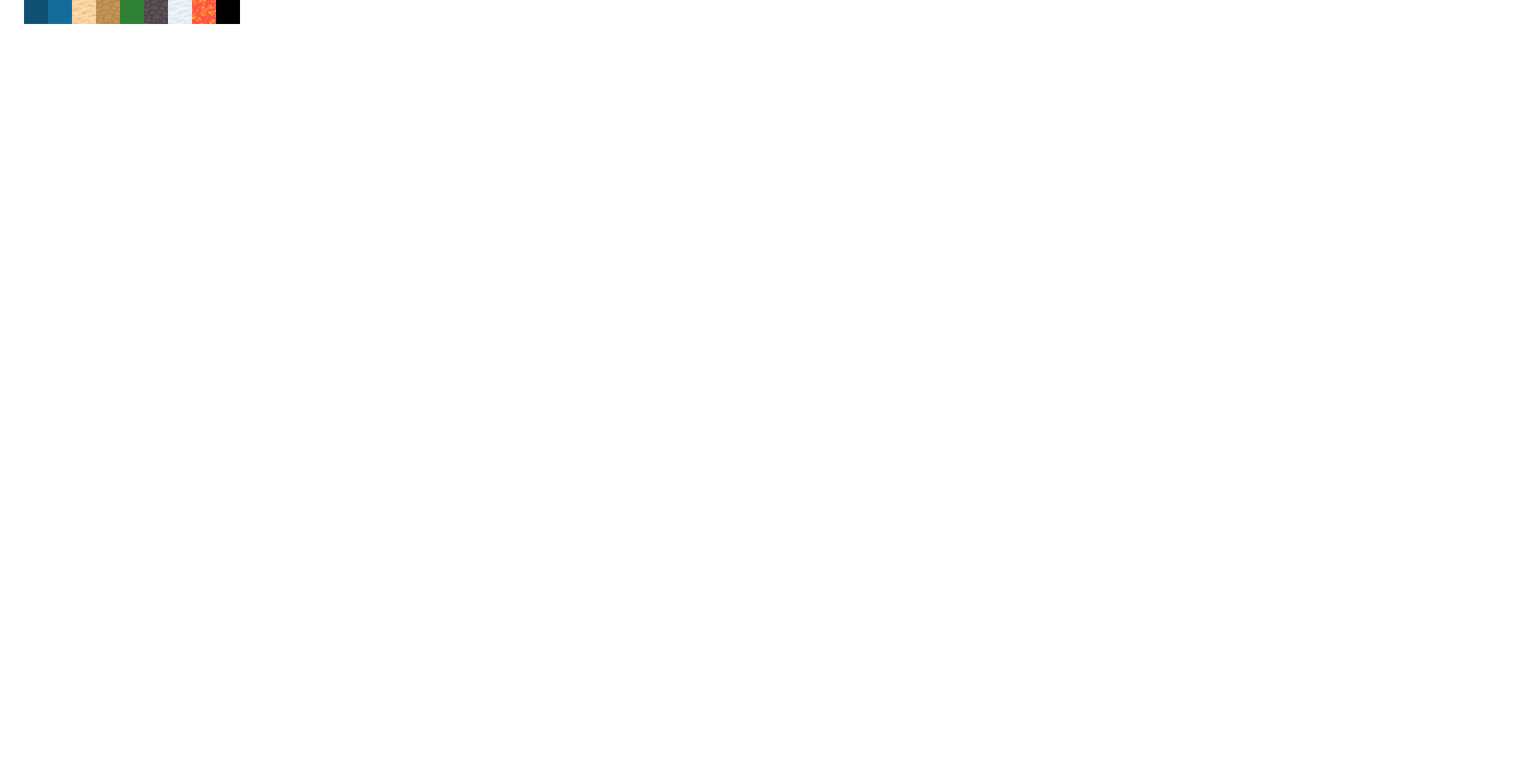
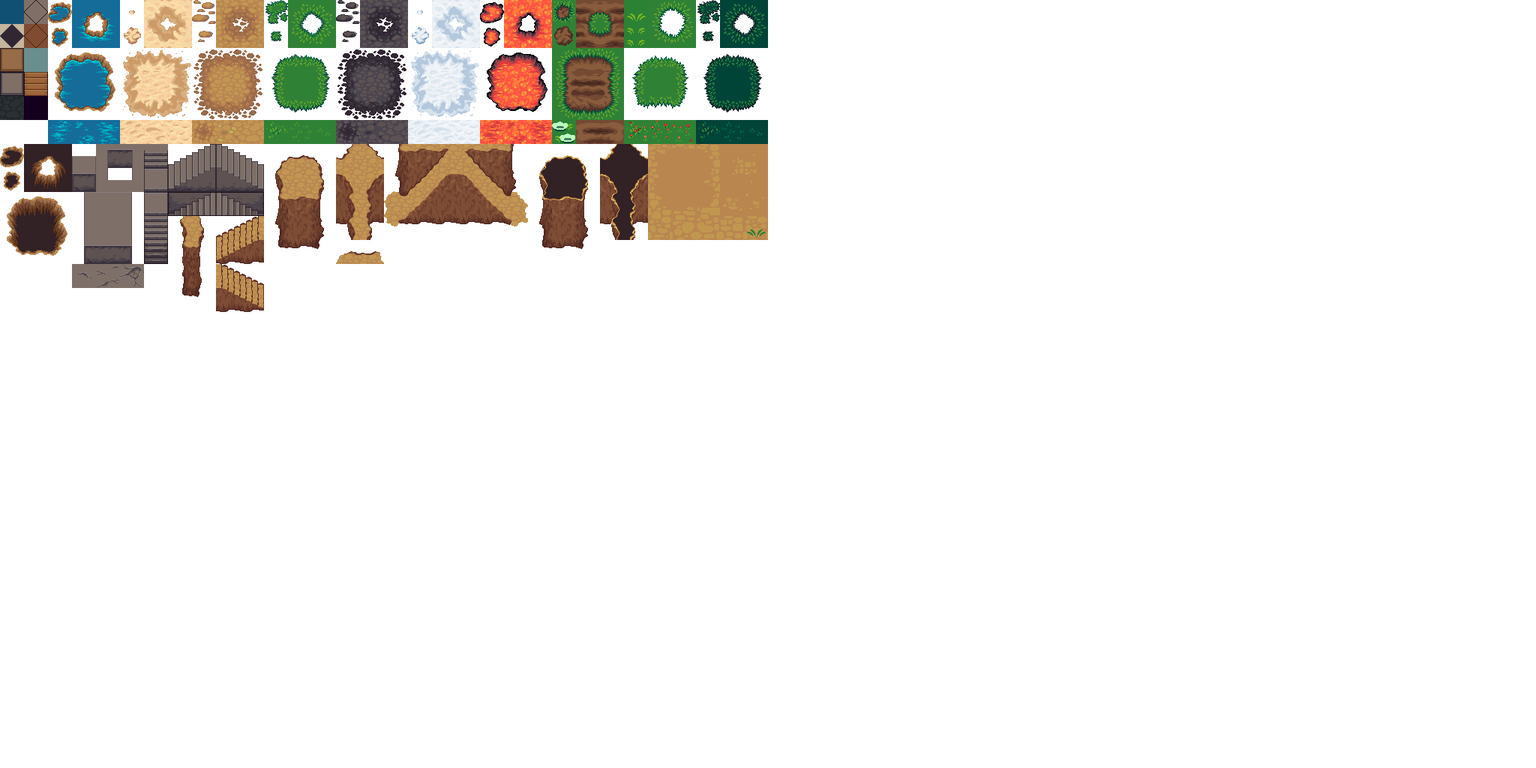
Comparing the layer stacks of the two w=1536, h=768 images. Changes:
painted on "done" over [0, 0, 768, 312]
